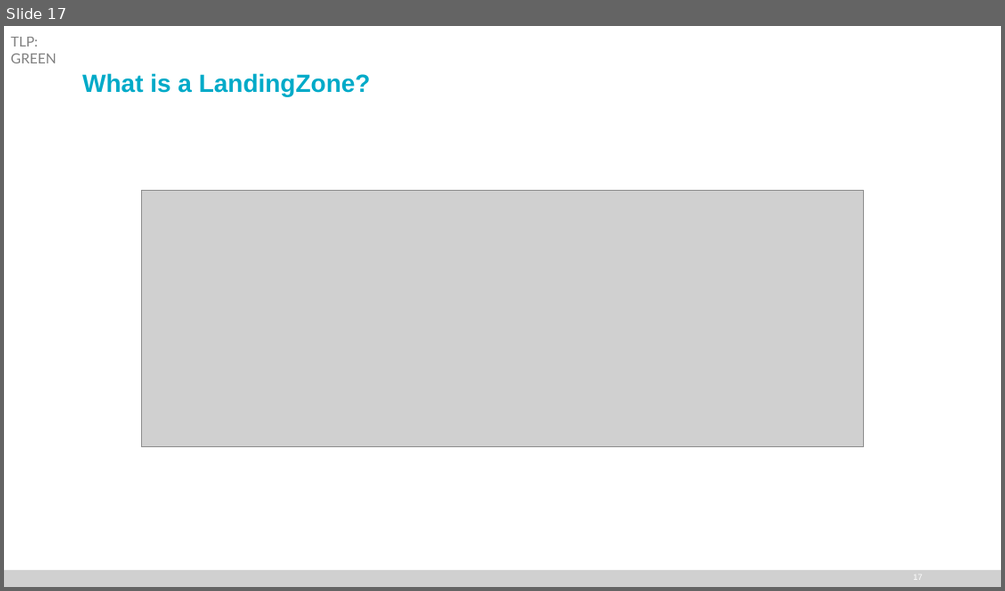
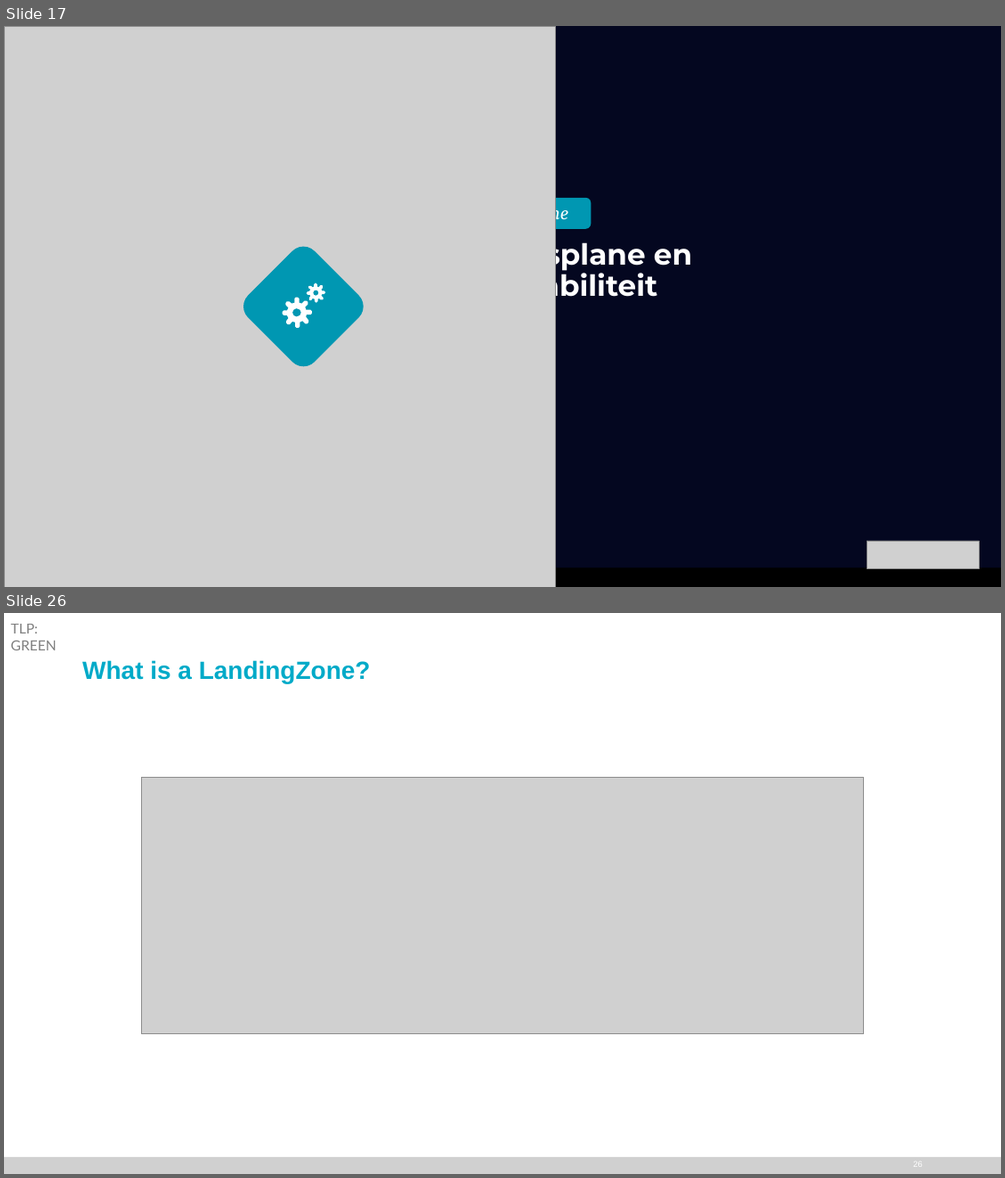
Before and after one commit to FrederiqueRetsema/azure-guild, a slide deck: presentatie/azure-guild-argocd-en-crossplane.pptx. Shown one above the other, each under a label of ours: slide 17 before the commit, slides 17 and 26 after it; the slides between them are not shown. The pictures are 1005x591 and 1005x1178 pixels, drawn with LibreOffice and Linux fonts; fonts in the diff are those of the drawing; grey boxes stand for pictures; background and template pictures are left out. Boxes give left, top, right and bottom in pixels: in the first picture for what was removed or moved away, otherwise in the second. Text is boxed around its words. In the diff, an @@ line names an element or a change of style, - is before the commit and + after.

Commit message:
Crossplane omposition

```diff
--- a/presentatie/azure-guild-argocd-en-crossplane.pptx
+++ b/presentatie/azure-guild-argocd-en-crossplane.pptx
@@ slide 17 added at (x1=4, y1=26, x2=1001, y2=587), background #040720 @@
@@ picture added at (x1=4, y1=26, x2=555, y2=587) @@
@@ rounded rectangle added at (x1=475, y1=198, x2=591, y2=230), fill #0097B2 @@
@@ text added at (x1=488, y1=202, x2=568, y2=224), 18 pt, text #FFFFFF, italic @@
+Crossplane
@@ text added at (x1=477, y1=236, x2=692, y2=303), 28 pt, text #FFFFFF, bold @@
+Crossplane en portabiliteit
@@ rounded rectangle added at (x1=237, y1=240, x2=371, y2=373), fill #0097B2 @@
@@ freeform shape added at (x1=307, y1=283, x2=325, y2=303), fill #FFFFFF @@
@@ freeform shape added at (x1=283, y1=297, x2=312, y2=328), fill #FFFFFF @@
@@ picture added at (x1=867, y1=540, x2=979, y2=569) @@
@@ rectangle added at (x1=4, y1=567, x2=1001, y2=587), fill #000000 @@
@@ what was slide 17 is now slide 26 @@
@@ page number at (x1=913, y1=1164, x2=922, y2=1167): text changed @@
-17
+26
```
Also in this commit, not shown: 9 other slides added, 1 slide removed, 19 other files.
